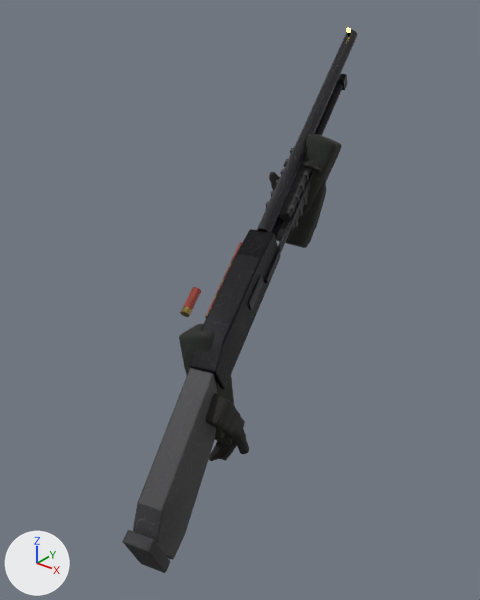
An edit to the glTF model models/weapons/shotgun.glb, drawn before and after from the same camera.
The view is the same before and after, from a 50 mm camera at (0.645, -0.775, 0.32) aimed at (0.01, 0.019, -0.173). The lights are fixed; the arrows at lower left show +X, +Y and +Z. The picture after the commit comes second. Where no turn or scale is listed for an object, it has been applied to the vertices.

The scene before the commit, as lines of its bpy script (objects in view):
```python
me_cube_052 = bpy.data.meshes.new('Cube.052')
me_cube_052.from_pydata(...)  # 1260 vertices, 2516 faces; spans x -0.028..0.028, y -0.031..0.031, z -0.085..0.085
me_cube_052.materials.append(mat_sleeve)
me_cube_053 = bpy.data.meshes.new('Cube.053')
me_cube_053.from_pydata(...)  # 1184 vertices, 2364 faces; spans x -0.028..0.028, y -0.032..0.032, z -0.08..0.08
me_cube_053.materials.append(mat_sleeve)
me_cylinder = bpy.data.meshes.new('Cylinder')
me_cylinder.from_pydata(...)  # 28 vertices, 52 faces; spans x -0.064..0.064, y -0.221..0.221, z -0.146..0.146
me_cylinder.materials.append(mat_metal_worn)
ob_barrel = bpy.data.objects.new('barrel', me_cylinder)
ob_barrel.location = (-0.021, 0.265, 0.08)
ob_forearm_l = bpy.data.objects.new('forearm_L', me_cube_053)
ob_forearm_l.parent = ob_pump
ob_forearm_l.location = (0.0133, 0.0394, -0.0213)
ob_forearm_l.rotation_euler = (-0.803, 0.244, -0.14)  # degrees (-46, 14, -8)
ob_forearm_r = bpy.data.objects.new('forearm_R', me_cube_052)
ob_forearm_r.parent = ob_shotgun_root
ob_forearm_r.location = (-0.00697, -0.0906, -0.0135)
ob_forearm_r.rotation_euler = (-0.698, -0.175, 0.105)  # degrees (-40, -10, 6)
ob_hand_l = bpy.data.objects.new('hand_L', None)
ob_hand_l.parent = ob_pump
ob_hand_l.location = (0.0, 0.005, -0.055)
ob_hand_l.rotation_euler = (-0.524, -3.037, -0.0349)  # degrees (-30, -174, -2)
ob_hand_r = bpy.data.objects.new('hand_R', None)
ob_hand_r.parent = ob_shotgun_root
ob_hand_r.location = (0.004, -0.125, -0.055)
ob_hand_r.rotation_euler = (-1.361, 0.14, -0.105)  # degrees (-78, 8, -6)
# also in view: 'pump_body' at (-0.001, 0.186, -0.016); 'hand_L_mesh' at (-0.012, 0.211, -0.053); 'hand_R_mesh' at (0.082, -0.137, -0.305); 'stock' at (0.105, -0.244, -0.311); 'receiver' at (0.056, -0.043, -0.146)
```
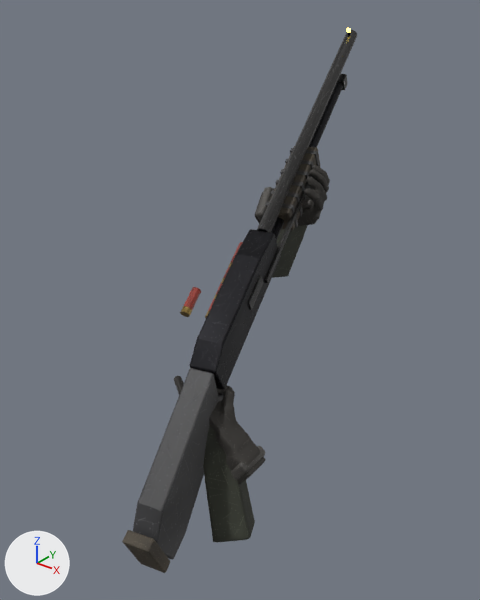
ob_hand_r is not drawn itself; it is the parent of ob_hand_r_mesh, ob_hand_r_pad.
ob_hand_l is not drawn itself; it is the parent of ob_hand_l_mesh, ob_hand_l_pad.

Where the change shows, as pixel boxes (x1, y1, x2, y2) in the pictures (480 x 600 px):
'forearm_R', moved, turned: before (179, 324, 234, 439); after (203, 426, 255, 542)
'hand_R_mesh', moved, turned: before (205, 393, 249, 461); after (174, 375, 266, 484)
'forearm_L', moved, turned: before (298, 134, 341, 219); after (272, 225, 308, 278)
'hand_L_mesh', moved, turned: before (269, 162, 326, 248); after (255, 165, 330, 226)
'hand_R_cuff_ring', added: after (231, 446, 266, 480)
'hand_L_cuff_ring', added: after (256, 187, 273, 222)
'hand_L_pad', moved, turned (not visible before): after (302, 186, 314, 209)
'hand_R_pad', moved, turned (not visible afterwards): before (215, 435, 233, 446)

What changed in the scene script:
```text
Add mat_glove_pad:
    mat_glove_pad = bpy.data.materials.new('glove_pad')
    # colours: grey #716d69
    # uses the picture img_wear_mul
    # uses the picture img_wear_normal
Add me_cube_053_1:
    me_cube_053_1.from_pydata(...)  # 56 vertices, 108 faces; spans x -0.0202..0.0202, y -0.0416..0.0416, z -0.0382..0.0382
    me_cube_053_1.materials.append(mat_glove_pad)
Add me_cube_033_1:
    me_cube_033_1.from_pydata(...)  # 56 vertices, 108 faces; spans x -0.0261..0.0261, y -0.0275..0.0275, z -0.0331..0.0331
    me_cube_033_1.materials.append(mat_glove_pad)
Change ob_forearm_r:
    ob_forearm_r.location: (-0.00697, -0.0906, -0.0135) -> (0.0436, -0.203, -0.0903)
    ob_forearm_r.rotation_euler: (-0.698, -0.175, 0.105) -> (2.277, 0.0, 0.405)  # degrees (-40, -10, 6) -> degrees (130, 0, 23)
Change ob_hand_r:
    ob_hand_r.location: (0.004, -0.125, -0.055) -> (0.0256, -0.161, -0.0513)
    ob_hand_r.rotation_euler: (-1.361, 0.14, -0.105) -> (0.752, -0.906, 0.453)  # degrees (-78, 8, -6) -> degrees (43, -52, 26)
Change ob_forearm_l:
    ob_forearm_l.location: (0.0133, 0.0394, -0.0213) -> (-0.0214, -0.0342, -0.0888)
    ob_forearm_l.rotation_euler: (-0.803, 0.244, -0.14) -> (2.392, 0.0, -0.49)  # degrees (-46, 14, -8) -> degrees (137, 0, -28)
Change ob_hand_l:
    ob_hand_l.location: (0.0, 0.005, -0.055) -> (-0.00374, -0.00113, -0.0485)
    ob_hand_l.rotation_euler: (-0.524, -3.037, -0.0349) -> (2.886, 0.0154, 1.672)  # degrees (-30, -174, -2) -> degrees (165, 0.9, 96)
Add ob_hand_l_cuff_ring:
    ob_hand_l_cuff_ring = bpy.data.objects.new('hand_L_cuff_ring', me_cube_053_1)
    ob_hand_l_cuff_ring.location = (-0.063, 0.198, -0.073)
Add ob_hand_r_cuff_ring:
    ob_hand_r_cuff_ring = bpy.data.objects.new('hand_R_cuff_ring', me_cube_033_1)
    ob_hand_r_cuff_ring.location = (0.156, -0.157, -0.339)
```
